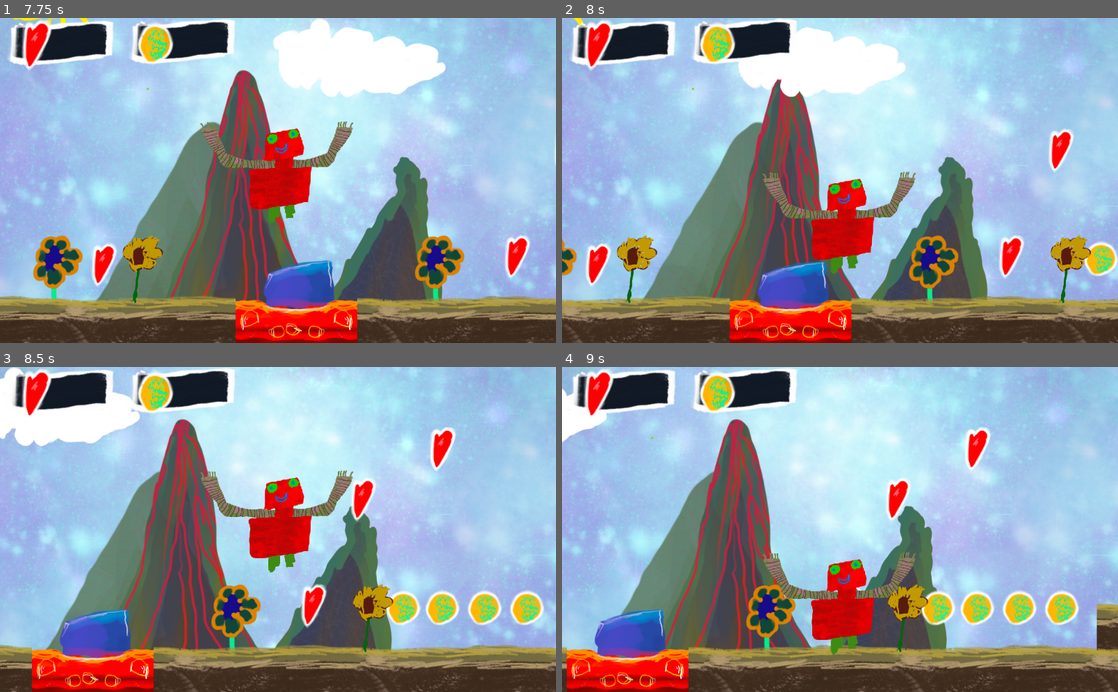
Above: before the commit, frames 1-4 (two rows, left to right).
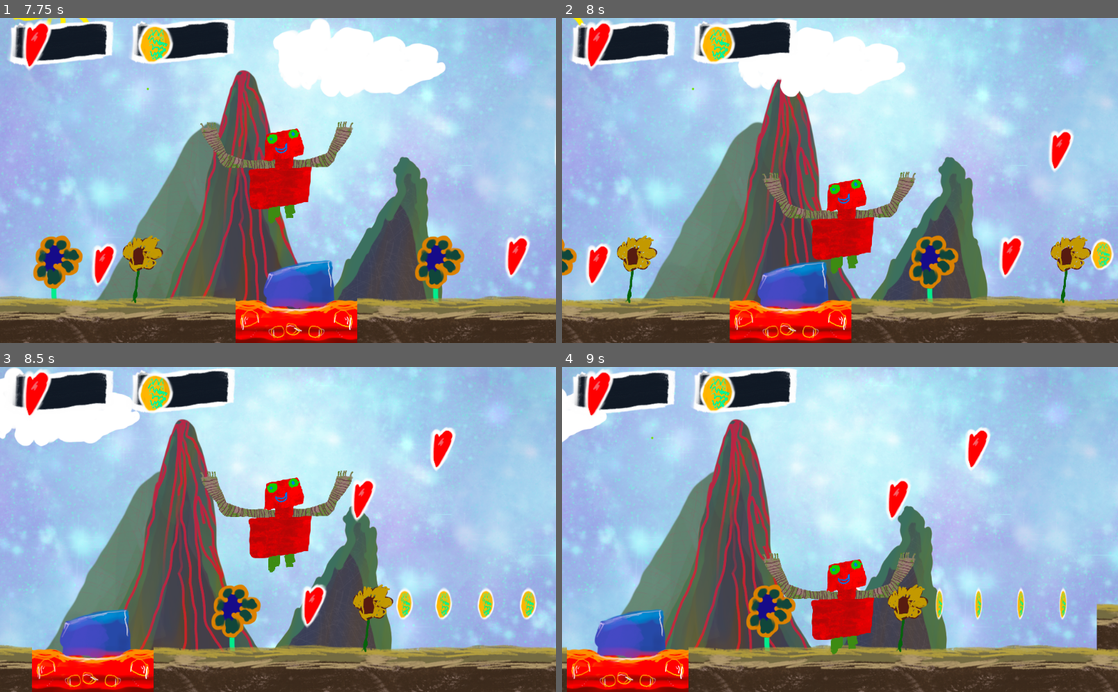
Above: after the commit, the same moments.

Repository: fistons/un-monstre-terrifiant
Game: Godot game, scene res://levels/main_menu.tscn
The game is run twice, just before and just after one commit, with the same random seed, the same clock (stepped at 60 frames per second) and the same inputs.
Inputs (mouse positions are in pixels of both pictures, inside the frame that each line leads up to):
- Up to frame 1 (7.75 s): click (361, 271) at 0.5 s; tap Enter at 1.25 s; hold D (right) 1.28-2.78 s; tap Space (jump) at 1.52, 2.27, 3.77, 4.52, 5.27, 6.77, 7.52 s; hold Q (left) 2.78-5.03 s; hold D (right) from 5.03 s (still down)
- Up to frame 2 (8 s): keep holding D (right)
- Up to frame 3 (8.5 s): keep holding D (right); tap Space (jump) at 8.27 s
- Up to frame 4 (9 s): release D (right) at 8.78 s; hold Q (left) from 8.78 s (still down)

Frame 1 is identical in both runs. In frame 2, 0.4% of the frame differs, in the area x 93-100%, y 67-80%; in frame 3, 1.9%; in frame 4, 2.0%, in the area x 64-93%, y 67-80%.

Commit message:
Animate the coin

Diff:
--- a/props/coin.tscn
+++ b/props/coin.tscn
@@ -1,8 +1,38 @@
-[gd_scene load_steps=2 format=2]
+[gd_scene load_steps=7 format=2]
 
-[ext_resource path="res://gfx/piece.png" type="Texture" id=1]
+[ext_resource path="res://gfx/SpriteSheets/SpriteCoin64x64.png" type="Texture" id=1]
+
+[sub_resource type="AtlasTexture" id=1]
+flags = 4
+atlas = ExtResource( 1 )
+region = Rect2( 0, 0, 64, 64 )
+
+[sub_resource type="AtlasTexture" id=2]
+flags = 4
+atlas = ExtResource( 1 )
+region = Rect2( 64, 0, 64, 64 )
+
+[sub_resource type="AtlasTexture" id=3]
+flags = 4
+atlas = ExtResource( 1 )
+region = Rect2( 128, 0, 64, 64 )
+
+[sub_resource type="AtlasTexture" id=4]
+flags = 4
+atlas = ExtResource( 1 )
+region = Rect2( 192, 0, 64, 64 )
+
+[sub_resource type="SpriteFrames" id=5]
+animations = [ {
+"frames": [ SubResource( 1 ), SubResource( 2 ), SubResource( 3 ), SubResource( 4 ), SubResource( 3 ), SubResource( 2 ) ],
+"loop": true,
+"name": "default",
+"speed": 10.0
+} ]
 
 [node name="coin" type="Node2D"]
 
-[node name="Sprite" type="Sprite" parent="."]
-texture = ExtResource( 1 )
+[node name="AnimatedSprite" type="AnimatedSprite" parent="."]
+frames = SubResource( 5 )
+frame = 3
+playing = true
Binary file added: gfx/SpriteSheets/SpriteCoin64x64.png
Not shown, added: gfx/SpriteSheets/SpriteCoin64x64.png.import
